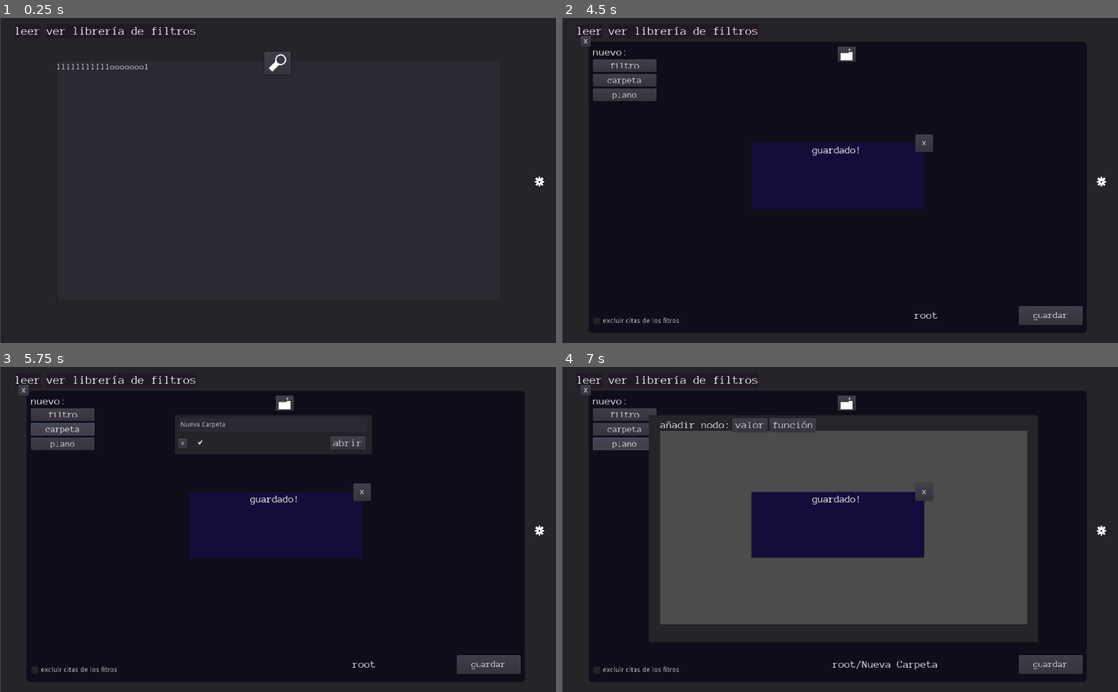
Above: before the commit, frames 1-4 (two rows, left to right).
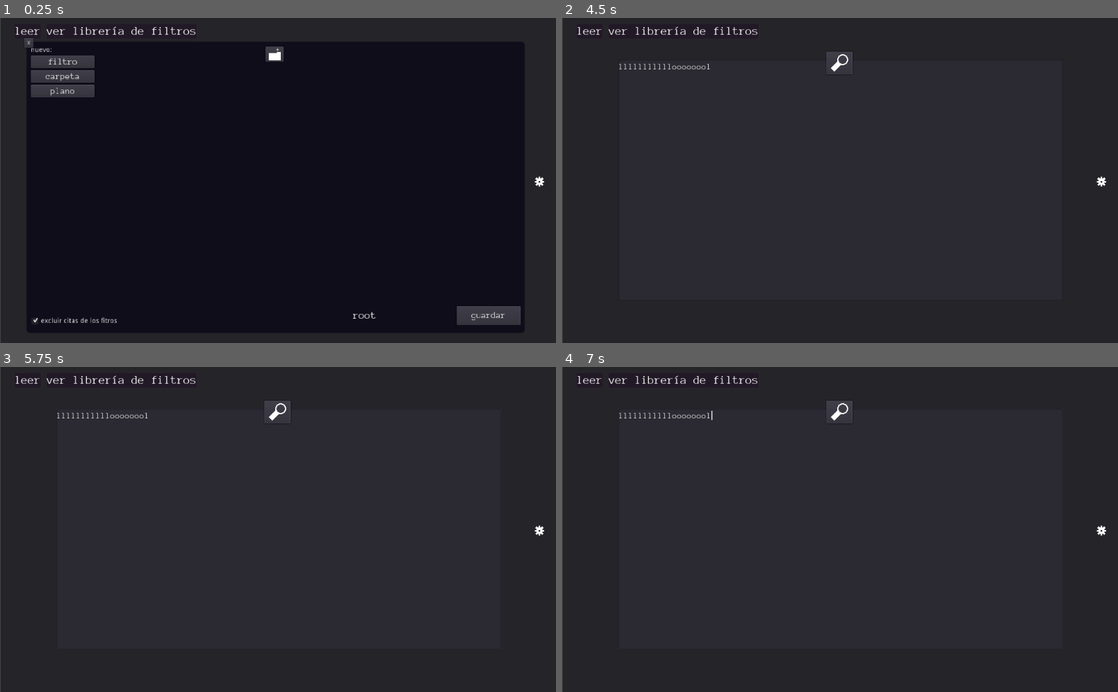
Above: after the commit, the same moments.

Repository: AndresDavidCalderon/desfilosofador
Game: Godot game, scene res://reader/reader.tscn
Same seed, same stepped clock (60 frames per second), same inputs: the game is played once before the commit and once after it.
Inputs (mouse positions are in pixels of both pictures, inside the frame that each line leads up to; where the layout moved, square brackets give the same spot in the first picture):
- Up to frame 1 (0.25 s): no input
- Up to frame 2 (4.5 s): click "ver librería de filtros" at 0.5 s; click (834, 53) [845, 53] at 1.25 s; click "guardar" at 2 s; click "excluir citas de los fitros" at 2.75 s; click "filtro" at 3.5 s; click "x" at 4.25 s
- Up to frame 3 (5.75 s): click (61, 428) at 5 s, where only the run before the commit has a clickable "carpeta"
- Up to frame 4 (7 s): click (906, 441) at 5.75 s, where only the run before the commit has a clickable "abrir"; click (623, 445) at 6.5 s, where only the run before the commit has a clickable "plano"

The runs differ from the first frame. In frame 1, 59% of the frame differs, in the area x 4-94%, y 6-95%; in frame 2, 59%; in frame 3, 55%; in frame 4, 50%.
Error after the commit: Invalid call. Nonexistent function 'instance' in base 'Nil'. (res://filters/filtersearch.gd:63)

Commit message:
window it all

Diff:
--- a/UI/window/window.gd
+++ b/UI/window/window.gd
@@ -13,3 +13,7 @@
 		rect_size.y=get_global_mouse_position().y-rect_global_position.y
 	if $right.pressed or $downright.pressed or $upright.pressed:
 		rect_size.x=get_global_mouse_position().x-rect_global_position.x
+
+
+func _on_close_pressed():
+	visible=false
--- a/UI/window/window.tscn
+++ b/UI/window/window.tscn
@@ -106,3 +106,12 @@
 margin_bottom = -20.0
 mouse_default_cursor_shape = 10
 flat = true
+
+[node name="close" type="Button" parent="."]
+margin_left = -5.0
+margin_top = -8.0
+margin_right = 14.0
+margin_bottom = 12.0
+text = "x"
+
+[connection signal="pressed" from="close" to="." method="_on_close_pressed"]
--- a/blueprints/blocks/function.tscn
+++ b/blueprints/blocks/function.tscn
@@ -1,8 +1,10 @@
-[gd_scene load_steps=4 format=2]
+[gd_scene load_steps=6 format=2]
 
 [ext_resource path="res://blueprints/blocks/blockbase.gd" type="Script" id=1]
 [ext_resource path="res://blueprints/connection/output.tscn" type="PackedScene" id=2]
 [ext_resource path="res://blueprints/bluetheme.tres" type="Theme" id=3]
+[ext_resource path="res://blueprints/connection/reciever.png" type="Texture" id=4]
+[ext_resource path="res://blueprints/blocks/reciever.gd" type="Script" id=5]
 
 [node name="blockbase" type="Panel"]
 anchor_left = 0.178
@@ -36,10 +38,10 @@
 anchor_top = 1.0
 anchor_right = 0.995
 anchor_bottom = 1.0
-margin_left = -6.53661
-margin_top = -4.39532
-margin_right = 6.46339
-margin_bottom = 15.6047
+margin_left = -6.59
+margin_top = -4.0
+margin_right = 6.41
+margin_bottom = 12.0
 
 [node name="funcname" type="LineEdit" parent="."]
 margin_left = 60.0
@@ -56,9 +58,10 @@
 anchor_bottom = 1.0
 margin_left = 9.0
 margin_top = -27.0
-margin_right = 113.0
+margin_right = 111.0
 margin_bottom = -11.0
 max_value = 10.0
+rounded = true
 suffix = "argumentos"
 __meta__ = {
 "_edit_use_anchors_": false
@@ -72,3 +75,9 @@
 __meta__ = {
 "_edit_use_anchors_": false
 }
+
+[node name="reciever" type="Button" parent="args"]
+margin_right = 15.0
+margin_bottom = 19.0
+icon = ExtResource( 4 )
+script = ExtResource( 5 )
--- /dev/null
+++ b/blueprints/blocks/reciever.gd
@@ -0,0 +1 @@
+extends Button
--- a/blueprints/blocks/value.tscn
+++ b/blueprints/blocks/value.tscn
@@ -1,8 +1,7 @@
-[gd_scene load_steps=6 format=2]
+[gd_scene load_steps=5 format=2]
 
 [ext_resource path="res://blueprints/bluetheme.tres" type="Theme" id=1]
 [ext_resource path="res://blueprints/blocks/value.gd" type="Script" id=2]
-[ext_resource path="res://blueprints/connection/output.tscn" type="PackedScene" id=3]
 [ext_resource path="res://UI/downsmall.png" type="Texture" id=4]
 [ext_resource path="res://blueprints/blocks/type.gd" type="Script" id=5]
 
@@ -38,8 +37,6 @@
 __meta__ = {
 "_edit_use_anchors_": false
 }
-
-[node name="sender" parent="." instance=ExtResource( 3 )]
 
 [node name="type" type="Button" parent="."]
 margin_left = 118.0
--- a/blueprints/bluetheme.tres
+++ b/blueprints/bluetheme.tres
@@ -32,6 +32,15 @@
 [sub_resource type="StyleBoxFlat" id=5]
 bg_color = Color( 0.0627451, 0.14902, 0.247059, 1 )
 
+[sub_resource type="StyleBoxFlat" id=7]
+bg_color = Color( 0.0431373, 0.0509804, 0.0823529, 1 )
+border_color = Color( 0.0235294, 0.239216, 0.32549, 1 )
+border_blend = true
+corner_radius_top_left = 1
+corner_radius_top_right = 1
+corner_radius_bottom_right = 1
+corner_radius_bottom_left = 1
+
 [sub_resource type="DynamicFont" id=6]
 size = 12
 font_data = ExtResource( 1 )
@@ -45,3 +54,4 @@
 LineEdit/colors/font_color = Color( 0, 0, 0, 1 )
 LineEdit/styles/normal = SubResource( 4 )
 LineEdit/styles/read_only = SubResource( 5 )
+Panel/styles/panel = SubResource( 7 )
--- /dev/null
+++ b/blueprints/camera.gd
@@ -0,0 +1,13 @@
+extends Camera2D
+export(float) var zoomspeed
+export(float) var minzoom
+export(float) var maxzoom
+func _process(delta):
+	if Input.is_action_pressed("zoomout"):
+		if zoom.x<maxzoom:
+			zoom.x+=zoomspeed*delta
+			zoom.y+=zoomspeed*delta
+	if Input.is_action_pressed("zoomin"):
+		if zoom.x>minzoom:
+			zoom.x-=zoomspeed*delta
+			zoom.y-=zoomspeed*delta
--- a/blueprints/editor.tscn
+++ b/blueprints/editor.tscn
@@ -1,8 +1,10 @@
-[gd_scene load_steps=5 format=2]
+[gd_scene load_steps=7 format=2]
 
 [ext_resource path="res://UI/window/window.tscn" type="PackedScene" id=1]
 [ext_resource path="res://blueprints/workspace.gd" type="Script" id=2]
 [ext_resource path="res://blueprints/editor.gd" type="Script" id=3]
+[ext_resource path="res://blueprints/camera.gd" type="Script" id=4]
+[ext_resource path="res://blueprints/bluetheme.tres" type="Theme" id=5]
 
 [sub_resource type="World" id=1]
 
@@ -10,6 +12,7 @@
 margin_right = 1024.0
 margin_bottom = 596.0
 rect_pivot_offset = Vector2( -183, -122.5 )
+theme = ExtResource( 5 )
 script = ExtResource( 3 )
 
 [node name="view" type="ViewportContainer" parent="." index="8"]
@@ -26,7 +29,6 @@
 
 [node name="workspace" type="Viewport" parent="view" index="0"]
 size = Vector2( 978, 528 )
-own_world = true
 world = SubResource( 1 )
 handle_input_locally = false
 usage = 0
@@ -34,7 +36,12 @@
 script = ExtResource( 2 )
 
 [node name="camera" type="Camera2D" parent="view/workspace" index="0"]
+visible = false
 current = true
+script = ExtResource( 4 )
+zoomspeed = 1.0
+minzoom = 0.1
+maxzoom = 3.0
 
 [node name="add" type="HBoxContainer" parent="." index="9"]
 margin_left = 23.0
@@ -46,19 +53,20 @@
 }
 
 [node name="title" type="Label" parent="add" index="0"]
-margin_top = 3.0
-margin_right = 79.0
-margin_bottom = 17.0
+margin_right = 84.0
+margin_bottom = 16.0
 text = "añadir nodo:"
 
 [node name="value" type="Button" parent="add" index="1"]
-margin_left = 83.0
-margin_right = 126.0
-margin_bottom = 20.0
+margin_left = 88.0
+margin_right = 123.0
+margin_bottom = 16.0
 text = "valor"
 
 [node name="method" type="Button" parent="add" index="2"]
-margin_left = 130.0
-margin_right = 189.0
-margin_bottom = 20.0
+margin_left = 127.0
+margin_right = 176.0
+margin_bottom = 16.0
 text = "función"
+
+[connection signal="pressed" from="add/value" to="view/workspace" method="_on_value_pressed"]
--- a/filters/filtersearch.gd
+++ b/filters/filtersearch.gd
@@ -1,4 +1,4 @@
-extends Panel
+extends window
 export(PackedScene) var filter
 export(PackedScene) var folder
 export(Dictionary) var scriptonfound
@@ -8,7 +8,7 @@
 var fileman=File.new()
 var filedir
 var index=1
-onready var box=$upcenter/scroll/vbox
+onready var box=$scroll/vbox
 func _ready():
 	if onexe:
 		filedir=OS.get_executable_path()+"/filters.json"
@@ -77,8 +77,8 @@
 	box.savecurrent()
 	if index==1:return
 	box.openfolder(filtertree[index]["origin"])
-	var text=$bottom/dir.text
-	$bottom/dir.text=stringfunc.cutright(text.find_last("/")+1,text)
+	var text=$dir.text
+	$dir.text=stringfunc.cutright(text.find_last("/")+1,text)
 
 
 func _on_excludequotes_toggled(button_pressed):
--- a/filters/filtersearch.tscn
+++ b/filters/filtersearch.tscn
@@ -1,57 +1,80 @@
-[gd_scene load_steps=13 format=2]
+[gd_scene load_steps=11 format=2]
 
-[ext_resource path="res://filters/filtersearch.gd" type="Script" id=1]
+[ext_resource path="res://UI/window/window.tscn" type="PackedScene" id=1]
 [ext_resource path="res://filters/filterinstance.tscn" type="PackedScene" id=2]
-[ext_resource path="res://UI/aligner.gd" type="Script" id=3]
+[ext_resource path="res://filters/filtersearch.gd" type="Script" id=3]
 [ext_resource path="res://filters/scroll.gd" type="Script" id=4]
 [ext_resource path="res://UI/font/normal title.tres" type="DynamicFont" id=5]
 [ext_resource path="res://filters/vbox.gd" type="Script" id=6]
 [ext_resource path="res://filters/folder.tscn" type="PackedScene" id=7]
 [ext_resource path="res://UI/folderout.png" type="Texture" id=8]
 [ext_resource path="res://UI/font/uismall.tres" type="DynamicFont" id=9]
-[ext_resource path="res://filters/filteronfind.gd" type="Script" id=10]
 [ext_resource path="res://blueprints/editor.tscn" type="PackedScene" id=11]
 
-[sub_resource type="Theme" id=1]
-default_font = ExtResource( 9 )
+[node name="window" instance=ExtResource( 1 )]
+margin_right = 1024.0
+margin_bottom = 600.0
+script = ExtResource( 3 )
 
-[node name="filtersearch" type="Panel"]
-margin_left = 0.106518
-margin_top = 3.67012
-margin_right = 1021.11
-margin_bottom = 601.671
-theme = SubResource( 1 )
-script = ExtResource( 1 )
+[node name="new" type="VBoxContainer" parent="." index="9"]
+margin_left = 9.12035
+margin_top = 10.0
+margin_right = 140.12
+margin_bottom = 161.0
 __meta__ = {
 "_edit_use_anchors_": false
 }
-filter = ExtResource( 2 )
-folder = ExtResource( 7 )
-scriptonfound = {
-"filter": ExtResource( 10 )
+
+[node name="title" type="Label" parent="new" index="0"]
+margin_right = 131.0
+margin_bottom = 14.0
+text = "nuevo:"
+
+[node name="newfilter" type="Button" parent="new" index="1"]
+margin_top = 18.0
+margin_right = 131.0
+margin_bottom = 57.0
+custom_fonts/font = ExtResource( 5 )
+text = "filtro"
+__meta__ = {
+"_edit_use_anchors_": false
 }
 
-[node name="upcenter" type="Node2D" parent="."]
-position = Vector2( 510.502, 10 )
-script = ExtResource( 3 )
-setx = true
-scaleview = Vector2( 0.5, 1 )
-offset = Vector2( 0, 10 )
-safeposmult = Vector2( 0, 1 )
-istool = true
-userect = NodePath("..")
+[node name="newfolder" type="Button" parent="new" index="2"]
+margin_top = 61.0
+margin_right = 131.0
+margin_bottom = 100.0
+custom_fonts/font = ExtResource( 5 )
+text = "carpeta"
+__meta__ = {
+"_edit_use_anchors_": false
+}
 
-[node name="scroll" type="ScrollContainer" parent="upcenter"]
+[node name="blueprint" type="Button" parent="new" index="3"]
+margin_top = 104.0
+margin_right = 131.0
+margin_bottom = 143.0
+custom_fonts/font = ExtResource( 5 )
+text = "plano"
+__meta__ = {
+"_edit_use_anchors_": false
+}
+
+[node name="scroll" type="ScrollContainer" parent="." index="10"]
+anchor_left = 0.5
+anchor_top = -0.006
+anchor_right = 0.516
+anchor_bottom = 1.0
 margin_left = -207.0
-margin_top = 40.0
-margin_right = 200.0
-margin_bottom = 541.0
+margin_top = 45.4121
+margin_right = 183.616
+margin_bottom = -57.1879
 script = ExtResource( 4 )
 __meta__ = {
 "_edit_use_anchors_": false
 }
 
-[node name="vbox" type="VBoxContainer" parent="upcenter/scroll"]
+[node name="vbox" type="VBoxContainer" parent="scroll" index="0"]
 custom_constants/separation = 30
 alignment = 2
 script = ExtResource( 6 )
@@ -63,64 +86,21 @@
 "folder": ExtResource( 7 )
 }
 
-[node name="folderup" type="Button" parent="upcenter"]
-margin_right = 12.0
-margin_bottom = 20.0
+[node name="folderup" type="Button" parent="." index="11"]
+anchor_left = 0.5
+anchor_right = 0.5
+margin_left = -20.5017
+margin_top = 10.0
+margin_right = 16.4983
+margin_bottom = 41.0
 icon = ExtResource( 8 )
 __meta__ = {
 "_edit_use_anchors_": false
 }
 
-[node name="botright" type="Node2D" parent="."]
-position = Vector2( 1021, 598.001 )
-script = ExtResource( 3 )
-sety = true
-setx = true
-istool = true
-userect = NodePath("..")
-
-[node name="save" type="Button" parent="botright"]
-margin_left = -138.611
-margin_top = -54.5809
-margin_right = -7.61139
-margin_bottom = -15.5809
-custom_fonts/font = ExtResource( 5 )
-text = "guardar"
-__meta__ = {
-"_edit_use_anchors_": false
-}
-
-[node name="bottom" type="Node2D" parent="."]
-position = Vector2( 510.502, 598.001 )
-script = ExtResource( 3 )
-sety = true
-setx = true
-scaleview = Vector2( 0.5, 1 )
-istool = true
-userect = NodePath("..")
-
-[node name="dir" type="Label" parent="bottom"]
-margin_left = -152.0
-margin_top = -47.0
-margin_right = 206.0
-custom_fonts/font = ExtResource( 9 )
-text = "root"
-align = 2
-autowrap = true
-__meta__ = {
-"_edit_use_anchors_": false
-}
-
-[node name="botleft" type="Node2D" parent="."]
-position = Vector2( 0, 598.001 )
-script = ExtResource( 3 )
-sety = true
-setx = true
-scaleview = Vector2( 0, 1 )
-istool = true
-userect = NodePath("..")
-
-[node name="excludequotes" type="CheckBox" parent="botleft"]
+[node name="excludequotes" type="CheckBox" parent="." index="12"]
+anchor_top = 1.0
+anchor_bottom = 1.0
 margin_left = 5.0
 margin_top = -39.0
 margin_right = 357.0
@@ -131,61 +111,44 @@
 "_edit_use_anchors_": false
 }
 
-[node name="new" type="VBoxContainer" parent="."]
-margin_left = 9.12035
-margin_top = 10.0
-margin_right = 140.12
-margin_bottom = 161.0
+[node name="save" type="Button" parent="." index="13"]
+anchor_left = 1.0
+anchor_top = 1.0
+anchor_right = 1.0
+anchor_bottom = 1.0
+margin_left = -138.611
+margin_top = -54.5809
+margin_right = -7.61096
+margin_bottom = -15.5809
+custom_fonts/font = ExtResource( 5 )
+text = "guardar"
 __meta__ = {
 "_edit_use_anchors_": false
 }
 
-[node name="title" type="Label" parent="new"]
-margin_right = 131.0
-margin_bottom = 22.0
-text = "nuevo:"
-
-[node name="newfilter" type="Button" parent="new"]
-margin_top = 26.0
-margin_right = 131.0
-margin_bottom = 65.0
-custom_fonts/font = ExtResource( 5 )
-text = "filtro"
+[node name="dir" type="Label" parent="." index="14"]
+anchor_left = 0.526
+anchor_top = 1.0
+anchor_right = 0.526
+anchor_bottom = 1.0
+margin_left = -178.546
+margin_top = -47.0
+margin_right = 179.454
+custom_fonts/font = ExtResource( 9 )
+text = "root"
+align = 2
+autowrap = true
 __meta__ = {
 "_edit_use_anchors_": false
 }
 
-[node name="newfolder" type="Button" parent="new"]
-margin_top = 69.0
-margin_right = 131.0
-margin_bottom = 108.0
-custom_fonts/font = ExtResource( 5 )
-text = "carpeta"
-__meta__ = {
-"_edit_use_anchors_": false
-}
-
-[node name="blueprint" type="Button" parent="new"]
-margin_top = 112.0
-margin_right = 131.0
-margin_bottom = 151.0
-custom_fonts/font = ExtResource( 5 )
-text = "plano"
-__meta__ = {
-"_edit_use_anchors_": false
-}
-
-[node name="blueprints" parent="." instance=ExtResource( 11 )]
+[node name="blueprints" parent="." index="15" instance=ExtResource( 11 )]
 visible = false
 margin_left = 123.994
 margin_top = 50.0
 margin_right = 921.994
 margin_bottom = 516.0
 
-[connection signal="visibility_changed" from="." to="." method="savefilters"]
-[connection signal="pressed" from="upcenter/folderup" to="." method="_on_folderup_pressed"]
-[connection signal="pressed" from="botright/save" to="." method="_on_save_pressed"]
-[connection signal="toggled" from="botleft/excludequotes" to="." method="_on_excludequotes_toggled"]
 [connection signal="pressed" from="new/newfilter" to="." method="_on_newfilter_pressed"]
 [connection signal="pressed" from="new/newfolder" to="." method="_on_newfolder_pressed"]
 [connection signal="pressed" from="new/blueprint" to="." method="_on_blueprint_pressed"]
--- a/filters/folder.gd
+++ b/filters/folder.gd
@@ -8,7 +8,7 @@
 	data["name"]=$name.text
 	data["index"]=saveindex
 func _on_open_pressed():
-	get_parent().root.get_node("bottom/dir").text+="/"+$name.text
+	get_parent().root.get_node("dir").text+="/"+$name.text
 	get_parent().savecurrent()
 	get_parent().openfolder(saveindex)
 func fromfile(data):
--- a/filters/vbox.gd
+++ b/filters/vbox.gd
@@ -1,6 +1,6 @@
 extends VBoxContainer
 export(Dictionary) var scenebytype
-onready var root=get_parent().get_parent().get_parent()
+onready var root=get_parent().get_parent()
 func compile(text:String):
 	root.refresh()
 	for i in globals.filterbyphrase.keys():
--- a/project.godot
+++ b/project.godot
@@ -76,6 +76,16 @@
 "events": [ Object(InputEventKey,"resource_local_to_scene":false,"resource_name":"","device":0,"alt":false,"shift":false,"control":false,"meta":false,"command":false,"pressed":false,"scancode":16777254,"physical_scancode":0,"unicode":0,"echo":false,"script":null)
  ]
 }
+zoomout={
+"deadzone": 0.5,
+"events": [ Object(InputEventKey,"resource_local_to_scene":false,"resource_name":"","device":0,"alt":false,"shift":false,"control":false,"meta":false,"command":false,"pressed":false,"scancode":45,"physical_scancode":0,"unicode":0,"echo":false,"script":null)
+ ]
+}
+zoomin={
+"deadzone": 0.5,
+"events": [ Object(InputEventKey,"resource_local_to_scene":false,"resource_name":"","device":0,"alt":false,"shift":false,"control":false,"meta":false,"command":false,"pressed":false,"scancode":61,"physical_scancode":0,"unicode":0,"echo":false,"script":null)
+ ]
+}
 
 [physics]
 
--- a/reader/reader.gd
+++ b/reader/reader.gd
@@ -7,15 +7,12 @@
 func setsize():
 	rect_size=get_viewport_rect().size
 
-func _on_close_pressed():
-	$librarycontainer.visible=false
-
 func _on_library_pressed():
-	$librarycontainer.visible=true
+	$librarycontainer/filtersearch.visible=true
 
 
 onready var reader=$read/center/text
-onready var compiler=$librarycontainer/filtersearch/upcenter/scroll/vbox
+onready var compiler=$librarycontainer/filtersearch/scroll/vbox
 func _on_read_pressed():
 	globals.reader=$read/center/text
 	reader.text=compiler.compile($new/center/text.text)
--- a/reader/reader.tscn
+++ b/reader/reader.tscn
@@ -14,7 +14,6 @@
 [ext_resource path="res://UI/font/uismall.tres" type="DynamicFont" id=12]
 [ext_resource path="res://reader/tools/tools.gd" type="Script" id=13]
 [ext_resource path="res://reader/settings.gd" type="Script" id=14]
-[ext_resource path="res://filters/filteronfind.gd" type="Script" id=15]
 [ext_resource path="res://UI/search.png" type="Texture" id=16]
 [ext_resource path="res://UI/settings.png" type="Texture" id=17]
 
@@ -307,7 +306,6 @@
 text = "ajustar texto a la pantalla"
 
 [node name="librarycontainer" type="Node2D" parent="."]
-visible = false
 position = Vector2( 509.909, 281.651 )
 script = ExtResource( 2 )
 sety = true
@@ -321,19 +319,6 @@
 margin_bottom = 341.51
 rect_scale = Vector2( 0.898282, 0.898282 )
 custom_styles/panel = SubResource( 7 )
-scriptonfound = {
-"filter": ExtResource( 15 )
-}
-
-[node name="close" type="Button" parent="librarycontainer"]
-margin_left = -479.255
-margin_top = -266.6
-margin_right = -460.255
-margin_bottom = -246.6
-text = "x"
-__meta__ = {
-"_edit_use_anchors_": false
-}
 
 [node name="center" type="Node2D" parent="."]
 position = Vector2( 509.944, 282.705 )
@@ -361,6 +346,5 @@
 [connection signal="value_changed" from="readparams/readersets/scroll/list/font/font" to="readparams/readersets/scroll" method="_on_font_value_changed"]
 [connection signal="toggled" from="readparams/readersets/scroll/list/fullscreen" to="readparams/readersets/scroll" method="_on_fullscreen_toggled"]
 [connection signal="toggled" from="readparams/readersets/scroll/list/wrap" to="readparams/readersets/scroll" method="_on_wrap_toggled"]
-[connection signal="pressed" from="librarycontainer/close" to="." method="_on_close_pressed"]
 
 [editable path="readparams/readersets"]
Not shown: 1 places in blueprints/bluetheme.tres that only renumber resources
Not shown: 1 places in reader/reader.tscn that only renumber resources
